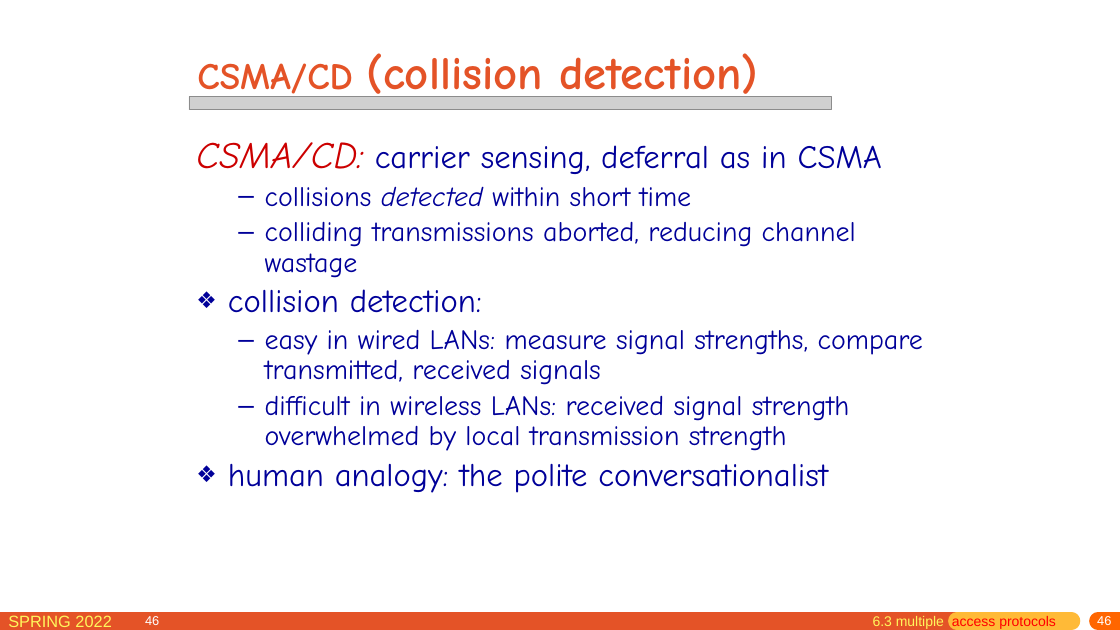
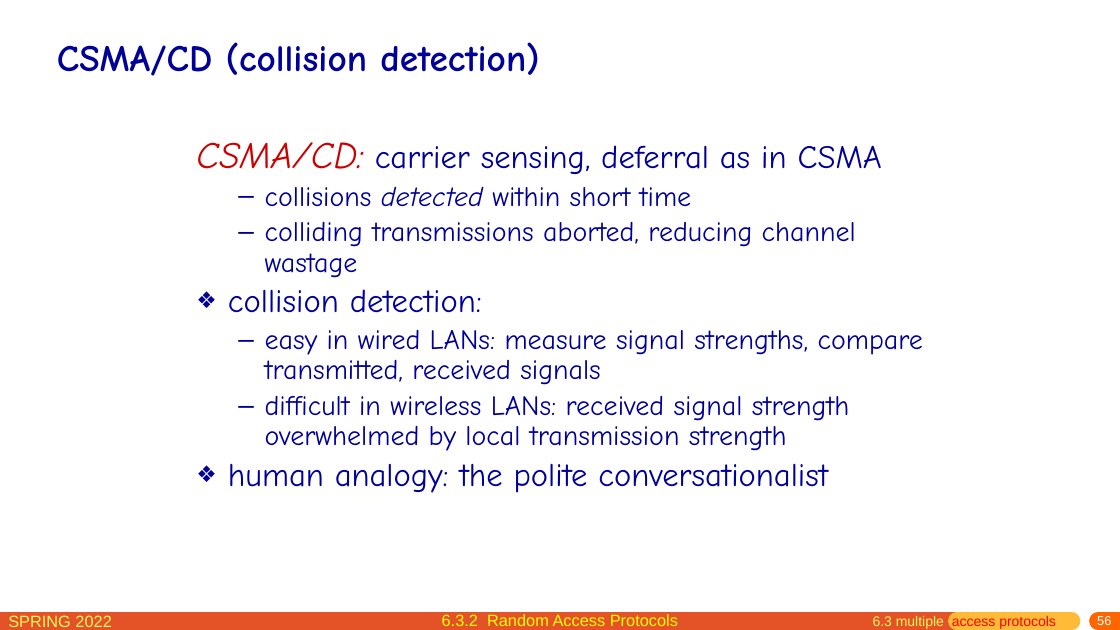
Before and after one commit to network-whu/slides, a slide deck: slide 56 of pptx/chapter6.pptx (slide 46 before the commit). Drawn at 1120x630 pixels with LibreOffice and Linux fonts; fonts in the diff are those of the drawing; grey boxes stand for pictures. Boxes give left, top, right and bottom in pixels: in the first picture for what was removed or moved away, otherwise in the second. Text is boxed around its words. In the diff, an @@ line names an element or a change of style, - is before the commit and + after.

```diff
--- a/pptx/chapter6.pptx
+++ b/pptx/chapter6.pptx
@@ title "CSMA/CD (collision detection)": place and size @@
-title "CSMA/CD (collision detection)" at bbox=[197, 53, 759, 103]
+title "CSMA/CD (collision detection)" at bbox=[57, 42, 539, 76]
@@ title "CSMA/CD (collision detection)" at bbox=[57, 42, 539, 76]: size 40 to 32 pt in "(collision detection)"; text colour #E45327 to #000099 @@
@@ picture removed at bbox=[189, 97, 832, 110] @@
@@ page number removed at bbox=[145, 616, 159, 625] @@
-46
@@ text added at bbox=[442, 614, 678, 626], 14 pt, text #FFFF00 @@
+6.3.2 Random Access Protocols
@@ page number at bbox=[1097, 616, 1111, 625]: text changed @@
-46
+56
```
Also in this commit, not shown: 116 other slides changed, 28 slides added, 1 other file.
